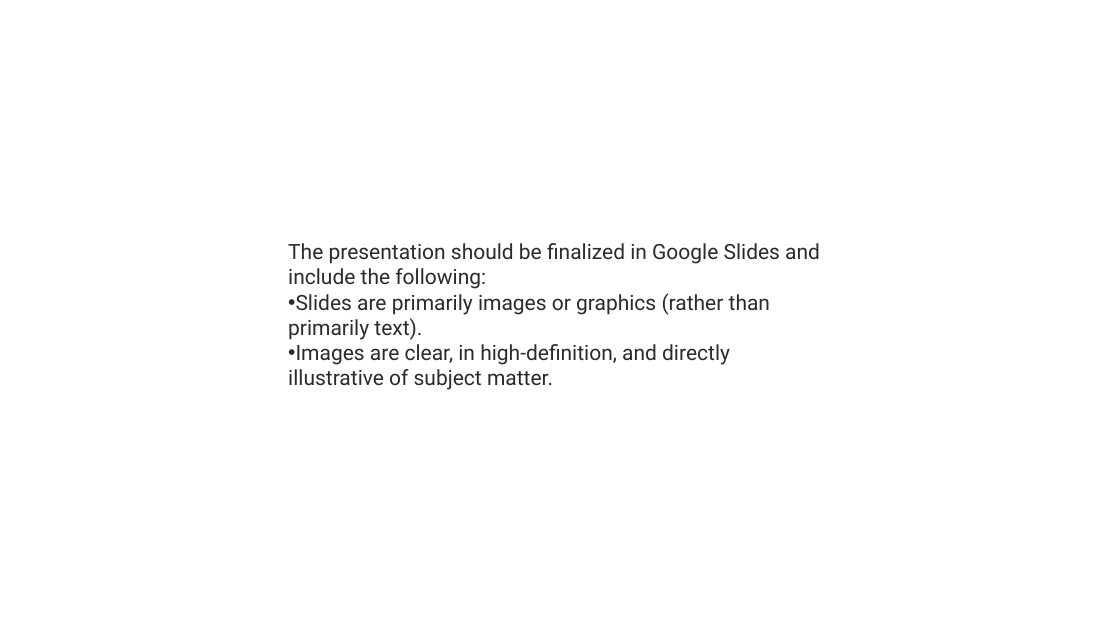
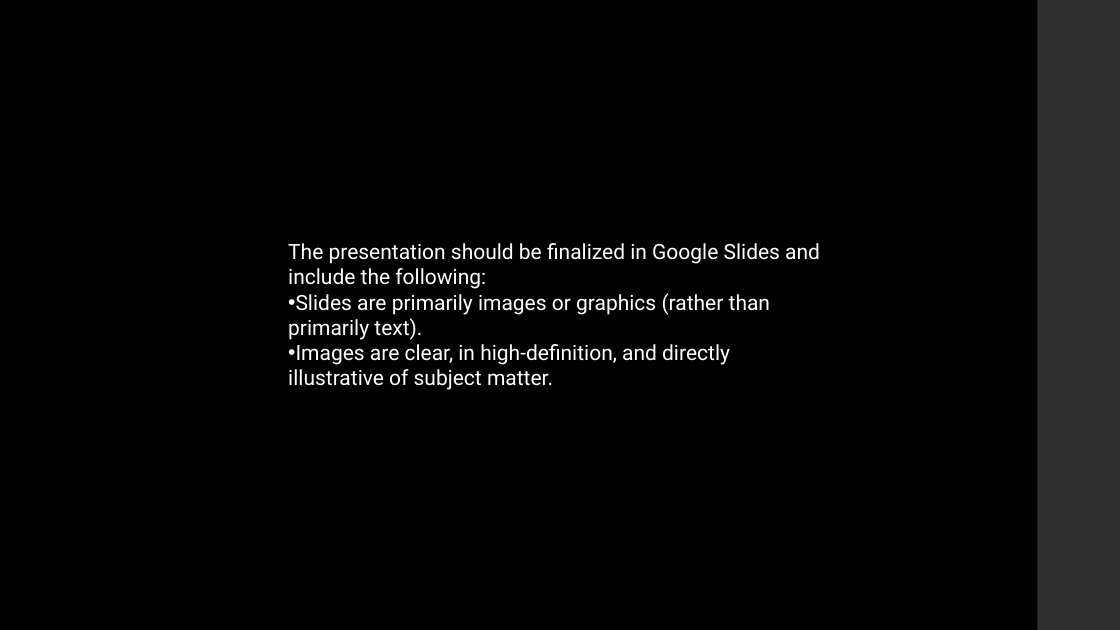
Before and after one commit to teachjanderson/titanic_panic, a slide deck: slide 8 of titanic_panic.pptx (slide 2 before the commit). Drawn at 1120x630 pixels with LibreOffice and Linux fonts; fonts in the diff are those of the drawing. Boxes give left, top, right and bottom in pixels: in the first picture for what was removed or moved away, otherwise in the second. Text is boxed around its words. In the diff, an @@ line names an element or a change of style, - is before the commit and + after.

```diff
--- a/titanic_panic.pptx
+++ b/titanic_panic.pptx
@@ background #FFFFFF to #000000 @@
@@ rectangle added at [1038, 0, 1120, 630], fill #303030 @@
@@ text "The presentation should be finalized ..." at [288, 243, 820, 390]: text colour #2B2B2B to #FFFFFF @@
```
Also in this commit, not shown: 2 other slides changed, 6 slides added, 1 other file.
